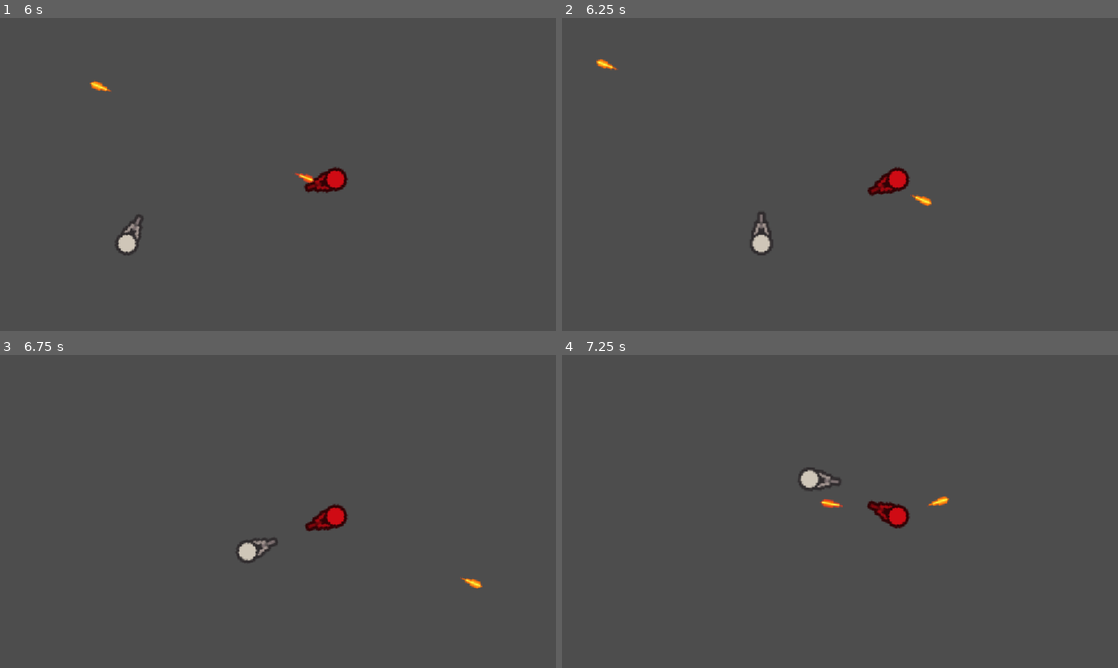
Above: before the commit, frames 1-4 (two rows, left to right).
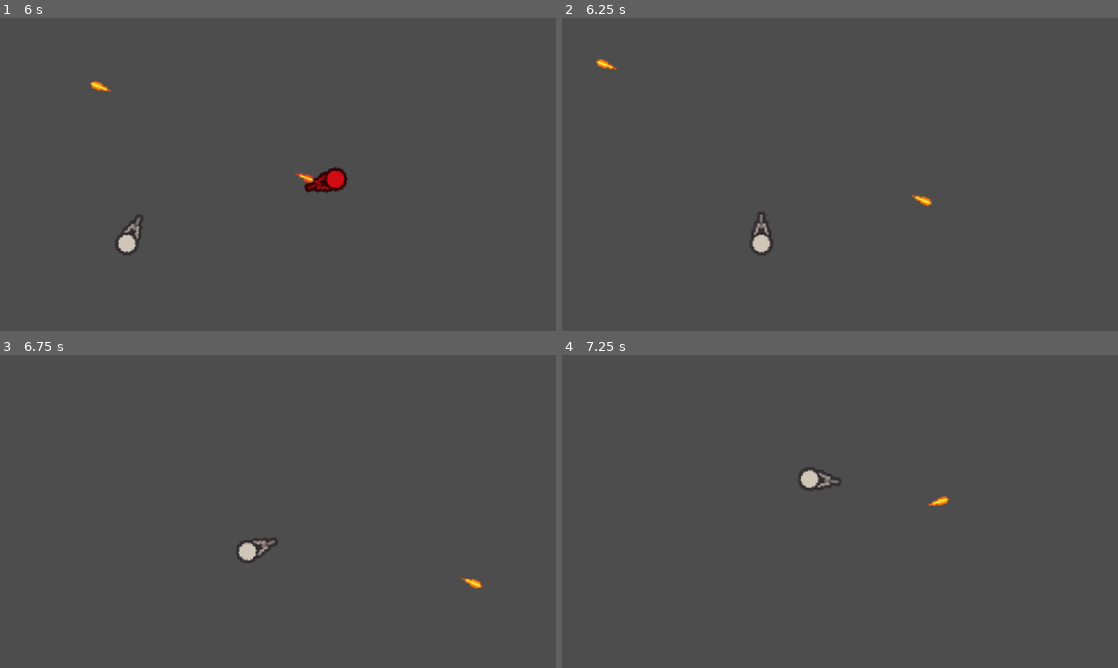
Above: after the commit, the same moments.

Repository: darovidu/nuevo_juego
Game: Godot game, scene res://Scenes/world.tscn
The game is run twice, just before and just after one commit, with the same random seed, the same clock (stepped at 60 frames per second) and the same inputs.
Inputs (mouse positions are in pixels of both pictures, inside the frame that each line leads up to):
- Up to frame 1 (6 s): tap Enter at 0.5 s; move the mouse to (400, 158) at 0.52 s; hold D (right) 0.53-1.28 s; click (400, 158) at 0.6 s; tap Space (dash) at 0.8, 1.35, 3.05, 3.6, 5.3, 5.85 s; move the mouse to (166, 190) at 1.27 s; hold S (down) 1.28-2.03 s; right-click (166, 190) at 1.55 s; move the mouse to (333, 105) at 2.02 s; hold D (right) 2.03-2.78 s; right-click (333, 105) at 2.1 s; click (333, 105) at 2.3 s; move the mouse to (250, 237) at 2.77 s; hold W (up) 2.78-3.53 s; click (250, 237) at 2.85 s; move the mouse to (444, 221) at 3.52 s; hold A (left) 3.53-5.03 s; right-click (444, 221) at 3.8 s; move the mouse to (111, 127) at 4.27 s; right-click (111, 127) at 4.35 s; click (111, 127) at 4.55 s; move the mouse to (305, 174) at 5.02 s; hold S (down) 5.03-5.78 s; click (305, 174) at 5.1 s; move the mouse to (194, 96) at 5.77 s; hold D (right) from 5.78 s (still down)
- Up to frame 2 (6.25 s): keep holding D (right); right-click (756, 96) at 6.05 s
- Up to frame 3 (6.75 s): move the mouse to (400, 495) at 6.52 s; release D (right) at 6.53 s; hold W (up) from 6.53 s (still down); right-click (400, 495) at 6.6 s
- Up to frame 4 (7.25 s): keep holding W (up); click (962, 495) at 6.8 s

Frame 1 is identical in both runs. In frame 2, 0.4% of the frame differs, in the area x 54-63%, y 47-57%; in frame 3, 0.4%; in frame 4, 0.5%, in the area x 46-63%, y 46-56%.

Commit message:
Añadido el parry

Diff:
--- a/Scenes/bullet.tscn
+++ b/Scenes/bullet.tscn
@@ -104,8 +104,10 @@
 [sub_resource type="RectangleShape2D" id="RectangleShape2D_g4v7s"]
 size = Vector2(1.7916672, 3)
 
-[node name="Bullet" type="Area2D" unique_id=1106065340 groups=["enemy_Bullet", "player_Bullet"]]
+[node name="Bullet" type="Area2D" unique_id=1106065340]
 scale = Vector2(3, 3)
+collision_layer = 8
+collision_mask = 21
 script = ExtResource("1_oduel")
 
 [node name="Sprites" type="AnimatedSprite2D" parent="." unique_id=1435516297]
@@ -118,3 +120,9 @@
 [node name="HitBox" type="CollisionShape2D" parent="." unique_id=1352585529]
 position = Vector2(6.229167, 0.5)
 shape = SubResource("RectangleShape2D_g4v7s")
+
+[node name="VisibleOnScreenNotifier2D" type="VisibleOnScreenNotifier2D" parent="." unique_id=1705017338]
+rect = Rect2(-8, -3, 16, 7)
+
+[connection signal="body_entered" from="." to="." method="_on_body_entered"]
+[connection signal="screen_exited" from="VisibleOnScreenNotifier2D" to="." method="_on_visible_on_screen_notifier_2d_screen_exited"]
--- /dev/null
+++ b/Scenes/enemyBullet.tscn
@@ -0,0 +1,6 @@
+[gd_scene format=3 uid="uid://da36ccux0dcnd"]
+
+[ext_resource type="PackedScene" uid="uid://dfgfsxp2uscjk" path="res://Scenes/bullet.tscn" id="1_5u543"]
+
+[node name="Bullet" unique_id=1106065340 groups=["enemy_Bullet"] instance=ExtResource("1_5u543")]
+collision_mask = 17
--- a/Scenes/player.tscn
+++ b/Scenes/player.tscn
@@ -49,6 +49,18 @@
 "update": 1,
 "values": [0]
 }
+tracks/2/type = "value"
+tracks/2/imported = false
+tracks/2/enabled = true
+tracks/2/path = NodePath("Parry/HitBoxParry:disabled")
+tracks/2/interp = 1
+tracks/2/loop_wrap = true
+tracks/2/keys = {
+"times": PackedFloat32Array(0),
+"transitions": PackedFloat32Array(1),
+"update": 1,
+"values": [true]
+}
 
 [sub_resource type="Animation" id="Animation_sbwqj"]
 resource_name = "attack_down"
@@ -191,6 +203,22 @@
 "transitions": PackedFloat32Array(1, 1, 1, 1),
 "update": 1,
 "values": [0, 1, 2, 3]
+}
+
+[sub_resource type="Animation" id="Animation_vgqql"]
+resource_name = "parry"
+length = 0.19999999999999998
+tracks/0/type = "value"
+tracks/0/imported = false
+tracks/0/enabled = true
+tracks/0/path = NodePath("Parry/HitBoxParry:disabled")
+tracks/0/interp = 1
+tracks/0/loop_wrap = true
+tracks/0/keys = {
+"times": PackedFloat32Array(0, 0.19999999),
+"transitions": PackedFloat32Array(1, 1),
+"update": 1,
+"values": [false, true]
 }
 
 [sub_resource type="Animation" id="Animation_nv4vc"]
@@ -317,6 +345,7 @@
 &"idle_down": SubResource("Animation_6t5aa"),
 &"idle_right": SubResource("Animation_fkybt"),
 &"idle_up": SubResource("Animation_x3wgy"),
+&"parry": SubResource("Animation_vgqql"),
 &"walk_down": SubResource("Animation_nv4vc"),
 &"walk_left": SubResource("Animation_8gxox"),
 &"walk_right": SubResource("Animation_11gg7"),
@@ -327,6 +356,9 @@
 radius = 5.0
 height = 12.0
 
+[sub_resource type="RectangleShape2D" id="RectangleShape2D_g4v7s"]
+size = Vector2(12.666668, 9.333334)
+
 [node name="Player" type="CharacterBody2D" unique_id=2131973000 groups=["player"]]
 scale = Vector2(3, 3)
 collision_mask = 8
@@ -355,5 +387,20 @@
 wait_time = 0.4
 one_shot = true
 
+[node name="ParryTimer" type="Timer" parent="." unique_id=1727919489]
+wait_time = 0.2
+one_shot = true
+
+[node name="Parry" type="Area2D" parent="." unique_id=1379255661]
+collision_layer = 16
+collision_mask = 8
+
+[node name="HitBoxParry" type="CollisionShape2D" parent="Parry" unique_id=744584584]
+position = Vector2(14.333334, 0)
+shape = SubResource("RectangleShape2D_g4v7s")
+disabled = true
+
 [connection signal="timeout" from="CooldownShoot" to="." method="_on_cooldown_shoot_timeout"]
 [connection signal="timeout" from="Dash" to="." method="_on_dash_timeout"]
+[connection signal="timeout" from="ParryTimer" to="." method="_on_parry_timer_timeout"]
+[connection signal="area_entered" from="Parry" to="." method="_on_parry_area_entered"]
--- a/Scripts/bullet.gd
+++ b/Scripts/bullet.gd
@@ -1,7 +1,18 @@
-extends Area2D
+class_name Bullet extends Area2D
 
-var direction = Vector2.ZERO
-var speed = 500
+
+var speed:int = 500
 
 func _physics_process(delta: float) -> void:
 	move_local_x(speed * delta)
+
+func _on_body_entered(body: Node2D) -> void:
+	body.hit()
+
+func _on_visible_on_screen_notifier_2d_screen_exited() -> void:
+	queue_free()
+
+func parry():
+	set_collision_mask_value(3, true)
+	set_collision_mask_value(1, false)
+	print("PARRY")
--- a/Scripts/enemy.gd
+++ b/Scripts/enemy.gd
@@ -5,7 +5,7 @@
 const JUMP_VELOCITY = -400.0
 
 @onready var PLAYER = get_tree().get_first_node_in_group("player")
-@onready var BULLET = preload("res://Scenes/bullet.tscn")
+@onready var BULLET = preload("res://Scenes/enemyBullet.tscn")
 
 var attack:bool = false
 var canShoot:bool = true
@@ -32,3 +32,6 @@
 
 func _on_cooldown_shoot_timeout() -> void:
 	canShoot = true
+
+func hit():
+	queue_free()
--- a/Scripts/player.gd
+++ b/Scripts/player.gd
@@ -6,8 +6,8 @@
 @onready var marker: Marker2D = $Marker2D
 @onready var BULLET = preload("res://Scenes/bullet.tscn")
 
-var direction = Vector2.ZERO
-var canShoot = true
+var direction:Vector2 = Vector2.ZERO
+var canShoot:bool = true
 var dashVelocity:int = 600
 
 enum STATE {
@@ -31,9 +31,12 @@
 	if Input.is_action_just_pressed("click"):
 		shoot()
 
-	if Input.is_action_just_pressed("dash") and current_State == STATE.RUN:
+	if Input.is_action_just_pressed("dash") and current_State == STATE.RUN and direction != Vector2.ZERO:
 		$Dash.start()
 		current_State = STATE.DASH
+
+	if Input.is_action_just_pressed("parry"):
+		parry()
 
 func _physics_process(delta: float) -> void:
 	look_at(get_global_mouse_position())
@@ -89,3 +92,18 @@
 		current_State = STATE.IDLE
 	else:
 		current_State = STATE.RUN
+
+func hit():
+	if current_State != STATE.DASH:
+		print("hit")
+
+func parry():
+	$Animations.play("parry")
+
+#func _on_parry_timer_timeout() -> void:
+	#$Parry/HitBoxParry.disabled = true
+
+func _on_parry_area_entered(area: Area2D) -> void:
+	if area.has_method("parry") and area.is_in_group("enemy_Bullet"):
+		area.global_rotation = global_rotation
+		area.parry()
--- a/project.godot
+++ b/project.godot
@@ -52,12 +52,18 @@
 "events": [Object(InputEventKey,"resource_local_to_scene":false,"resource_name":"","device":-1,"window_id":0,"alt_press …(191 unchanged characters)…
 ]
 }
+parry={
+"deadzone": 0.2,
+"events": [Object(InputEventMouseButton,"resource_local_to_scene":false,"resource_name":"","device":-1,"window_id":0,"alt_pressed":false,"shift_pressed":false,"ctrl_pressed":false,"meta_pressed":false,"button_mask":2,"position":Vector2(270, 18),"global_position":Vector2(279, 66),"factor":1.0,"button_index":2,"canceled":false,"pressed":true,"double_click":false,"script":null)
+]
+}
 
 [layer_names]
 
 2d_physics/layer_1="player"
 2d_physics/layer_3="enemy"
 2d_physics/layer_4="bullet"
+2d_physics/layer_5="parry"
 2d_physics/layer_6="detectionArea"
 
 [physics]
